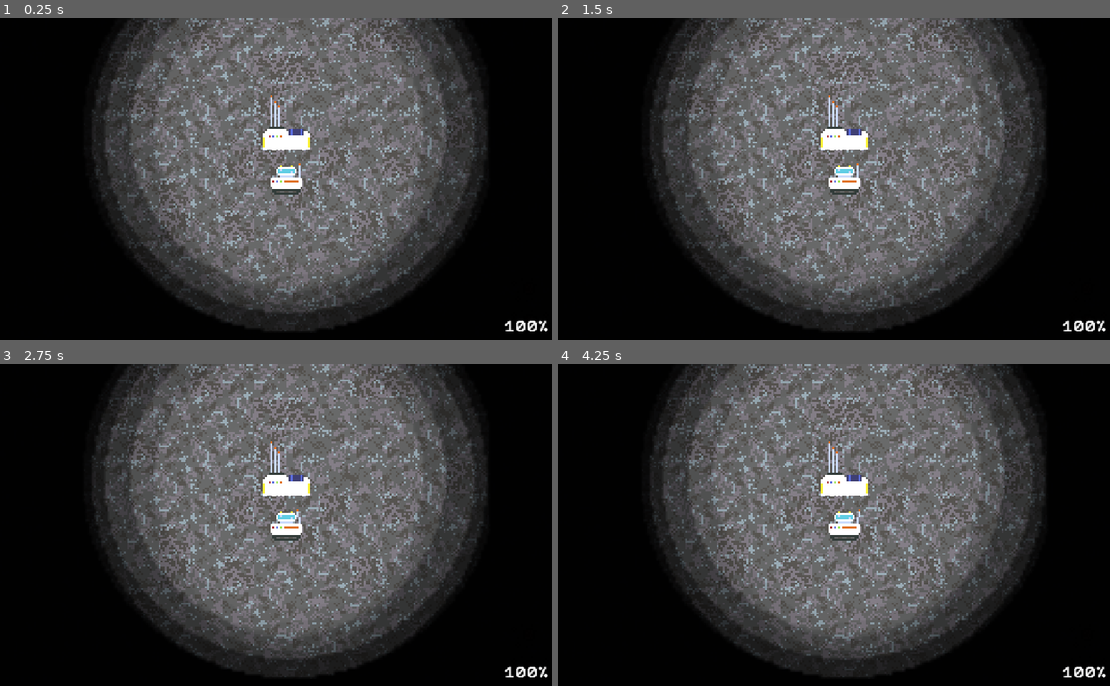
Above: before the commit, frames 1-4 (two rows, left to right).
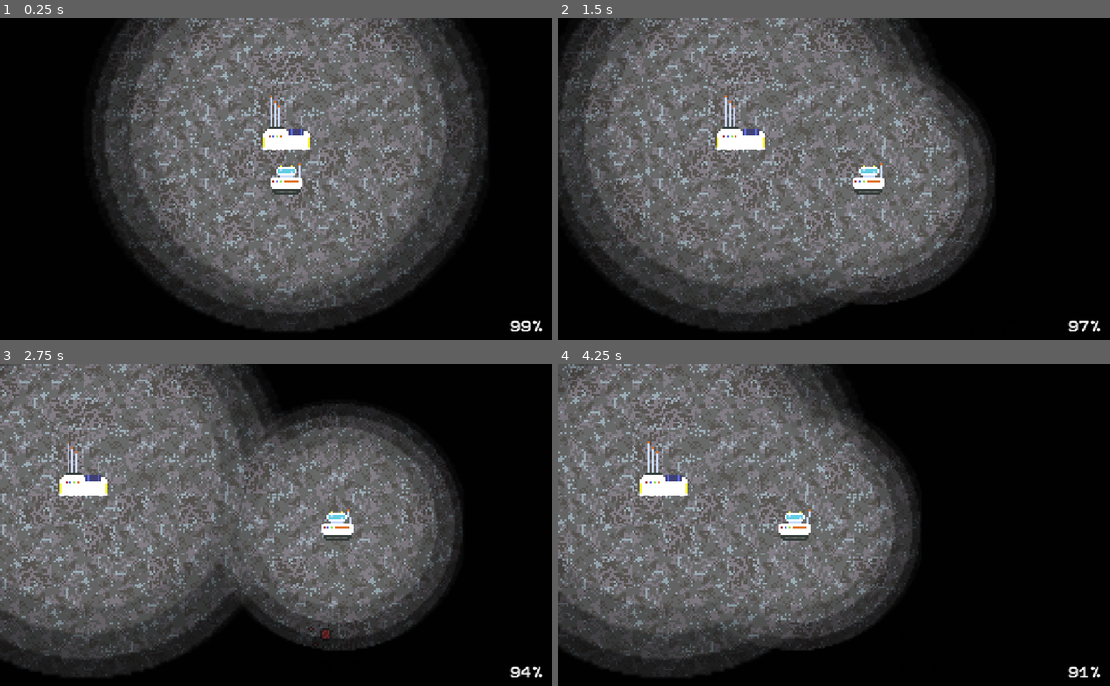
Above: after the commit, the same moments.

Repository: DanielDe8/Moonrunner
Game: Godot game, scene res://Scenes/Main.tscn
Same seed, same stepped clock (60 frames per second), same inputs: the game is played once before the commit and once after it.
Inputs (mouse positions are in pixels of both pictures, inside the frame that each line leads up to):
- Up to frame 1 (0.25 s): no input
- Up to frame 2 (1.5 s): tap Enter at 0.5 s; move the mouse to (972, 162) at 0.52 s; hold Right (right) 0.53-1.25 s; click (972, 162) at 0.67 s; drag from (729, 195) to (1082, 320) at 1.27 s
- Up to frame 3 (2.75 s): move the mouse to (342, 454) at 2.02 s; hold Right (right) from 2.03 s (still down)
- Up to frame 4 (4.25 s): release Right (right) at 2.75 s; drag from (817, 589) to (1082, 637) at 2.77 s; move the mouse to (1016, 573) at 3.52 s; hold Left (left) from 3.53 s (still down)

The runs differ from the first frame. In frame 1, 0.2% of the frame differs, in the area x 91-100%, y 94-98%; in frame 2, 57%; in frame 3, 60%; in frame 4, 67%, in the area x 0-100%, y 0-98%.
Error before the commit: Invalid assignment of property or key 'text' with value of type 'String' on a base object of type 'null instance'. (res://Scripts/player.gd:92)

Commit message:
finaly fixed

Diff:
--- a/Scripts/player.gd
+++ b/Scripts/player.gd
@@ -89,7 +89,7 @@
 	var battery_percentage = (battery_life / max_battery_life)
 	$BatteryAnimation.frame = battery_percentage * ($BatteryAnimation.sprite_frames.get_frame_count($BatteryAnimation.animation) - 1)
 
-	$"../CanvasLayer/Control/Label".text = str(battery_percentage * 100).pad_decimals(0) + "%"
+	$"../CanvasLayer/HUD/Label".text = str(battery_percentage * 100).pad_decimals(0) + "%"
 
 	if battery_percentage <= 0.0:
 		position = charging_area.position
